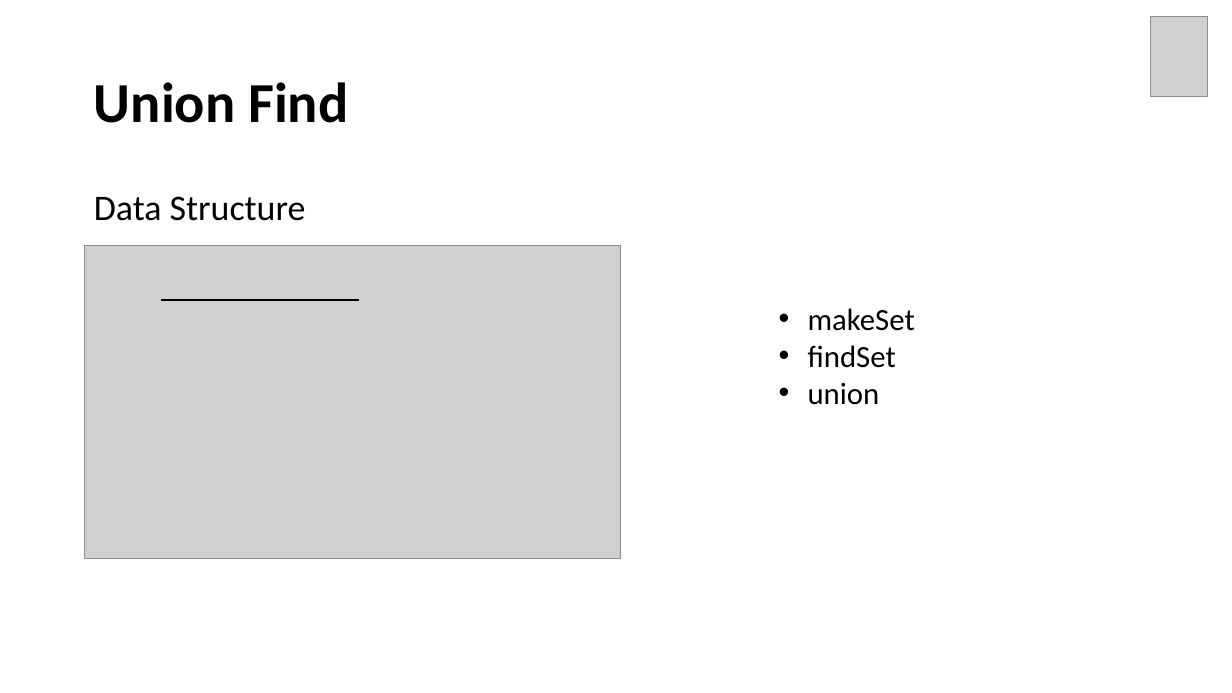
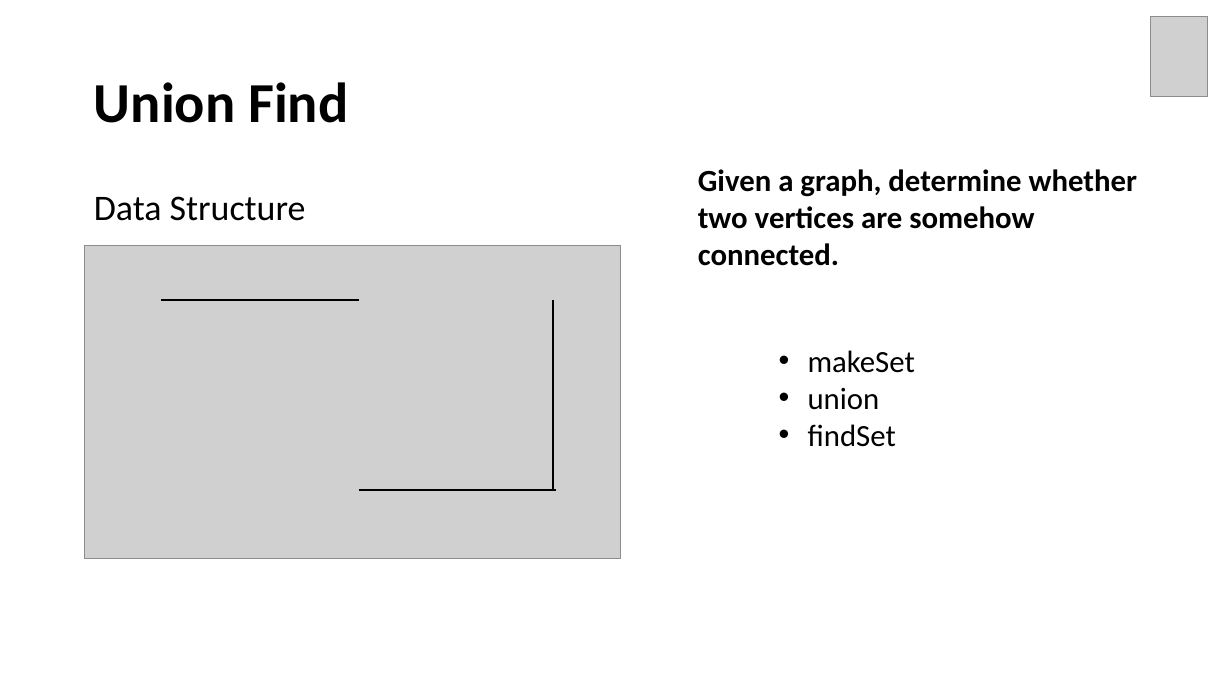
Before and after one commit to Neo-Hao/union-find, a slide deck: slide 6 of slides.pptx (slide 5 before the commit). Drawn at 1232x693 pixels with LibreOffice and Linux fonts; fonts in the diff are those of the drawing; grey boxes stand for pictures. Boxes give left, top, right and bottom in pixels: in the first picture for what was removed or moved away, otherwise in the second. Text is boxed around its words. In the diff, an @@ line names an element or a change of style, - is before the commit and + after.

Commit message:
updates on union find two versions

```diff
--- a/slides.pptx
+++ b/slides.pptx
@@ text added at [698, 169, 1137, 266], 24 pt, text #000000, bold @@
+Given a graph, determine whether two vertices are somehow connected.
@@ line added from (553, 299) to (553, 491), #000000 1.5 pt @@
@@ text "makeSet": place and size @@
-text "makeSet" at [808, 308, 915, 405]
+text "makeSet" at [808, 350, 915, 447]
@@ text at [808, 388, 880, 410]: paragraph added @@
+• union
@@ text at [808, 383, 880, 405]: paragraph removed @@
-• union
@@ line added from (359, 491) to (556, 491), #000000 1.5 pt @@
```
Also in this commit, not shown: 33 other slides changed, 6 slides added, 10 slides removed.
